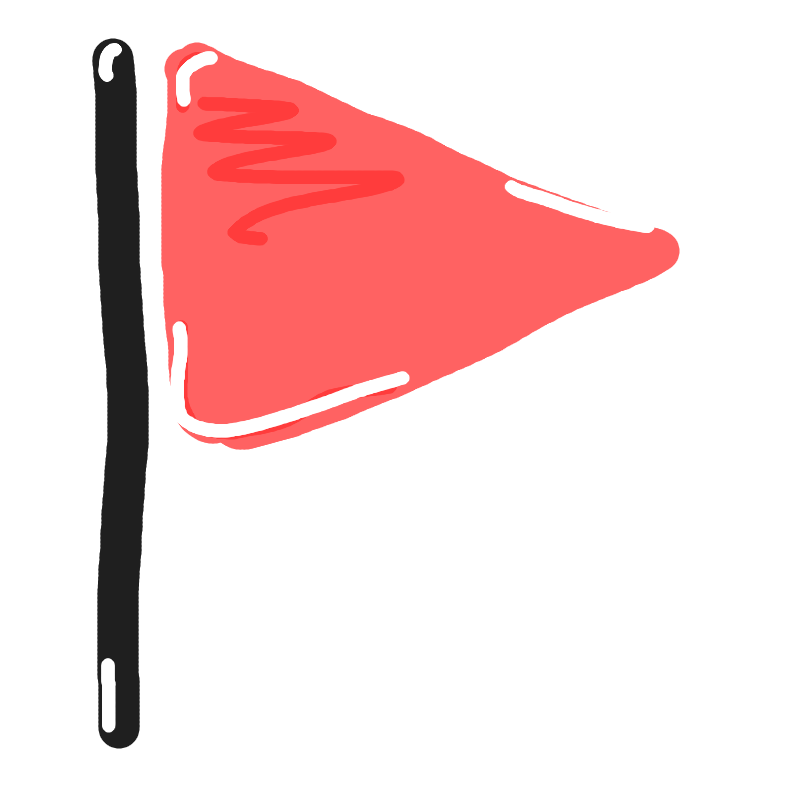
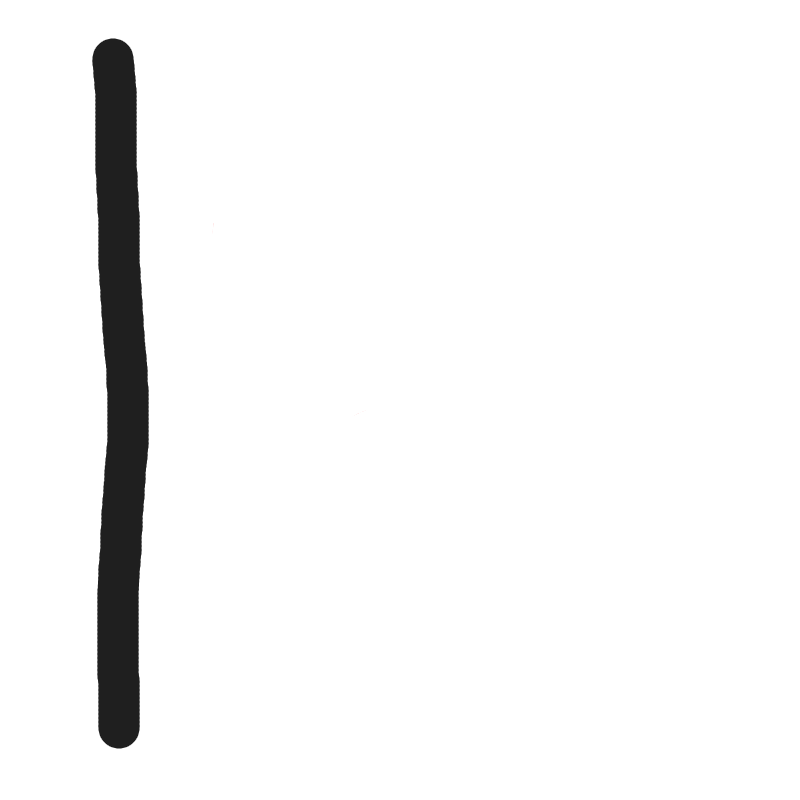
Before/after of a 800 × 800 layered artwork. What changed in the layer stack:
painted on "Layer #1" over bbox(98, 43, 655, 733)
painted on "Layer" over bbox(161, 42, 680, 450)
